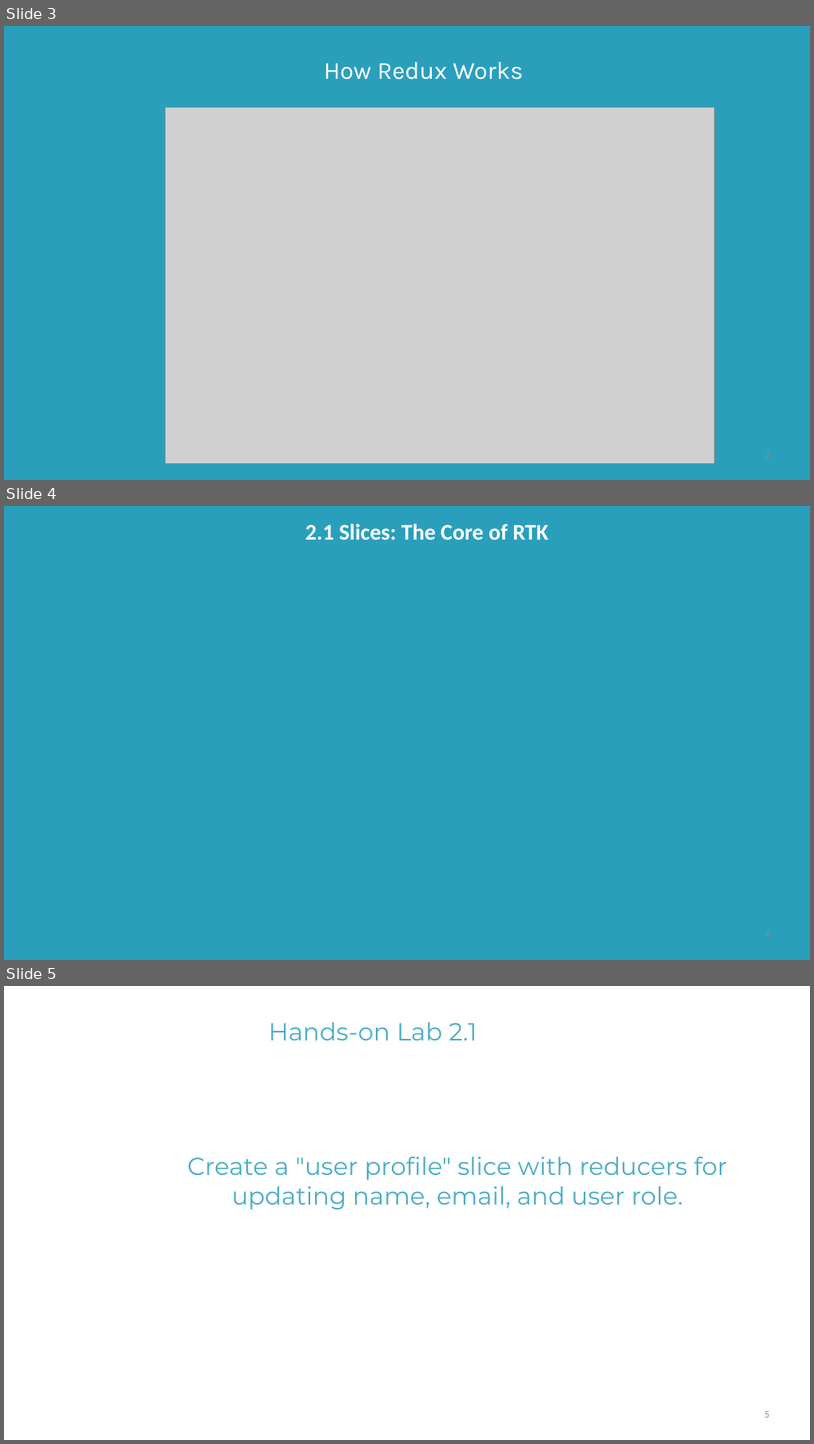
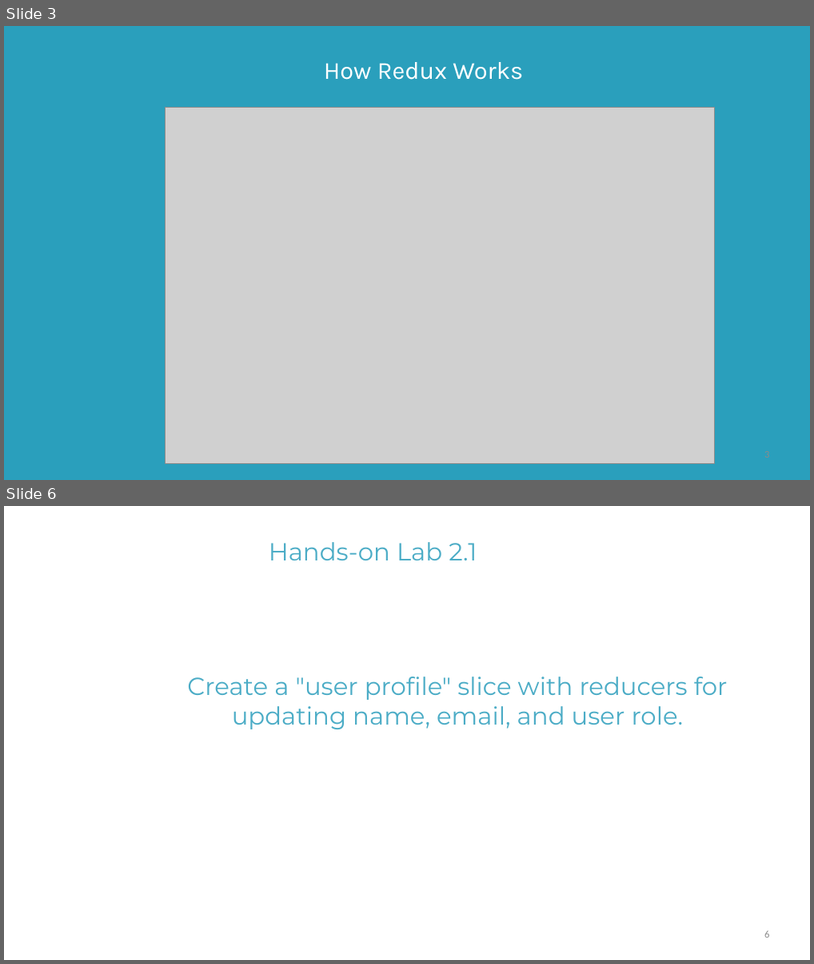
Before and after one commit to StevenJoseph19/GS-Training, a slide deck: Training Materials/16. React with Redux/Slides/4. Building with Redux Toolkit/building-with-redux-toolkit-slides.pptx. Shown one above the other, each under a label of ours: slides 3, 4 and 5 before the commit, slides 3 and 6 after it; the slides between them are not shown. The pictures are 814x1444 and 814x964 pixels, drawn with LibreOffice and Linux fonts; fonts in the diff are those of the drawing; grey boxes stand for pictures; background and template pictures are left out; a plain dark background stands for a picture behind light text. Boxes give left, top, right and bottom in pixels: in the first picture for what was removed or moved away, otherwise in the second. Text is boxed around its words. In the diff, an @@ line names an element or a change of style, - is before the commit and + after.

```diff
--- a/Training Materials/16. React with Redux/Slides/4. Building with Redux Toolkit/building-with-redux-toolkit-slides.pptx
+++ b/Training Materials/16. React with Redux/Slides/4. Building with Redux Toolkit/building-with-redux-toolkit-slides.pptx
@@ slide 4 removed at box(4, 506, 810, 960), background picture (left out); not listed: 1 template element that a slide beside it also shows @@
@@ text removed at box(306, 524, 549, 540) @@
-2.1 Slices: The Core of RTK
@@ page number removed at box(585, 928, 770, 950) @@
-4
@@ what was slide 5 is now slide 6 @@
```
Also in this commit, not shown: 2 slides added, 7 other files.
